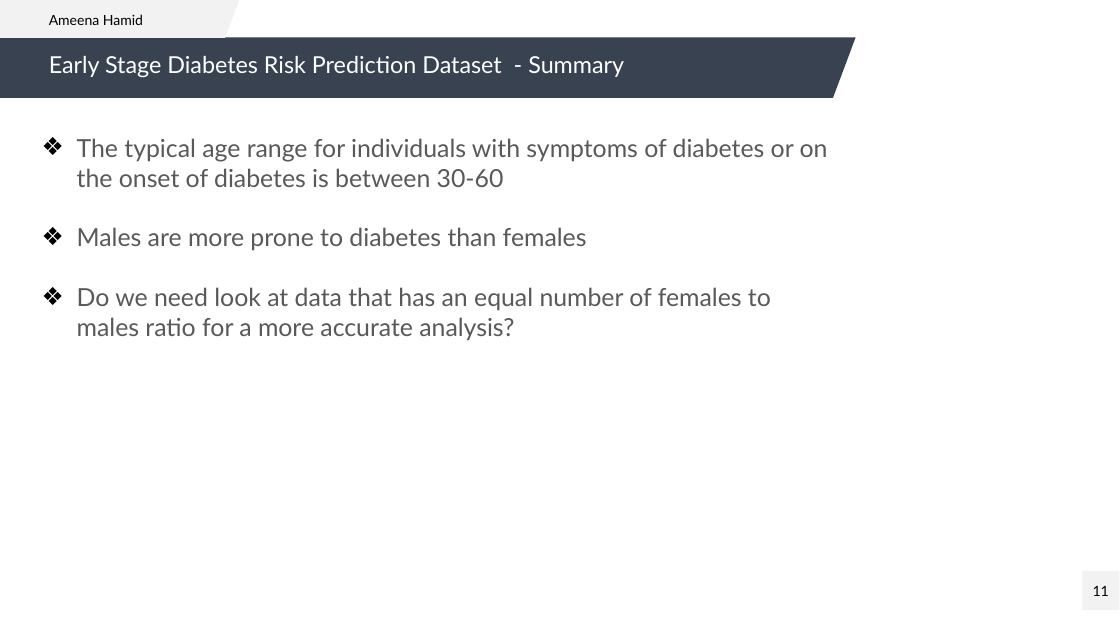
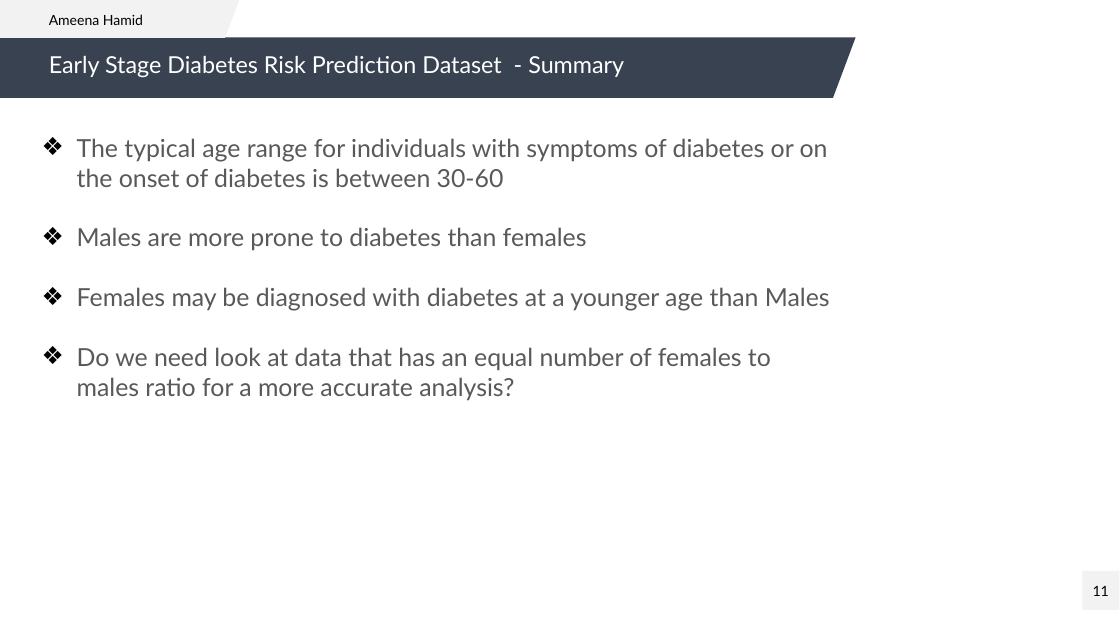
Before and after one commit to AmeenaHamid/Ameena_H, a slide deck: slide 11 of Data Portfolio.pptx. Drawn at 1120x630 pixels with LibreOffice and Linux fonts; fonts in the diff are those of the drawing; background and template pictures are left out. Boxes give left, top, right and bottom in pixels: in the first picture for what was removed or moved away, otherwise in the second. Text is boxed around its words. In the diff, an @@ line names an element or a change of style, - is before the commit and + after.

```diff
--- a/Data Portfolio.pptx
+++ b/Data Portfolio.pptx
@@ text at box(77, 287, 830, 311): paragraph added @@
+❖ Females may be diagnosed with diabetes at a younger age than Males
```
Also in this commit, not shown: 1 other slide changed, 1 slide added, 1 slide removed.
